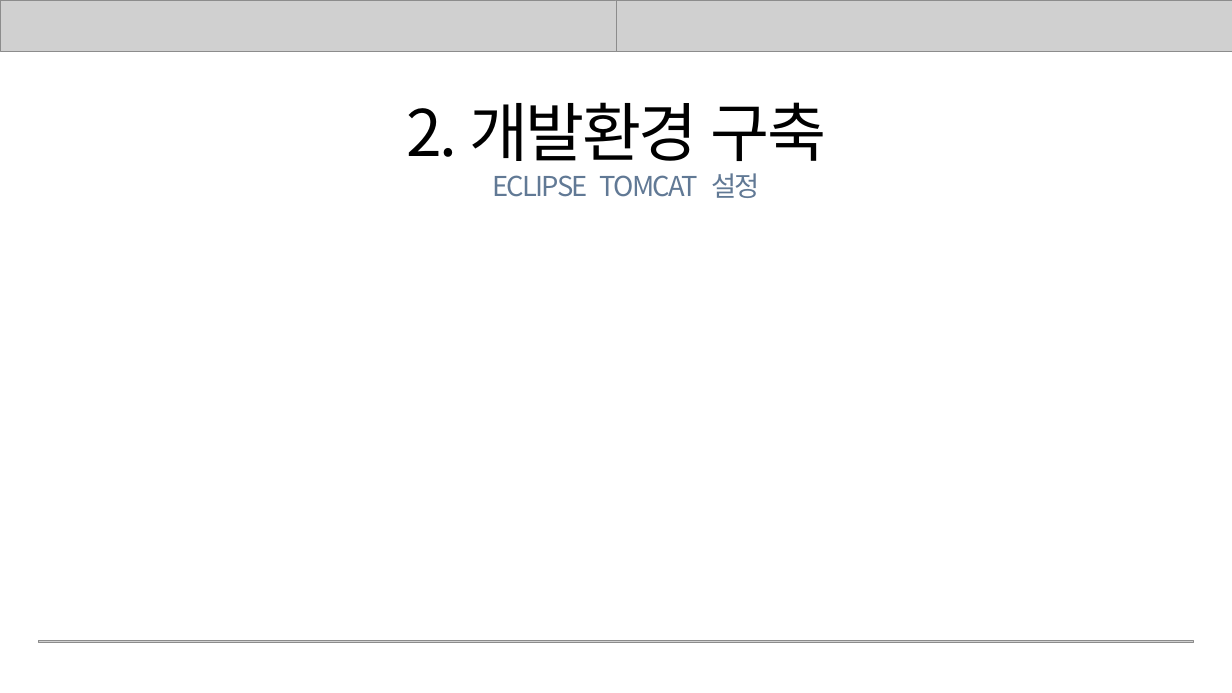
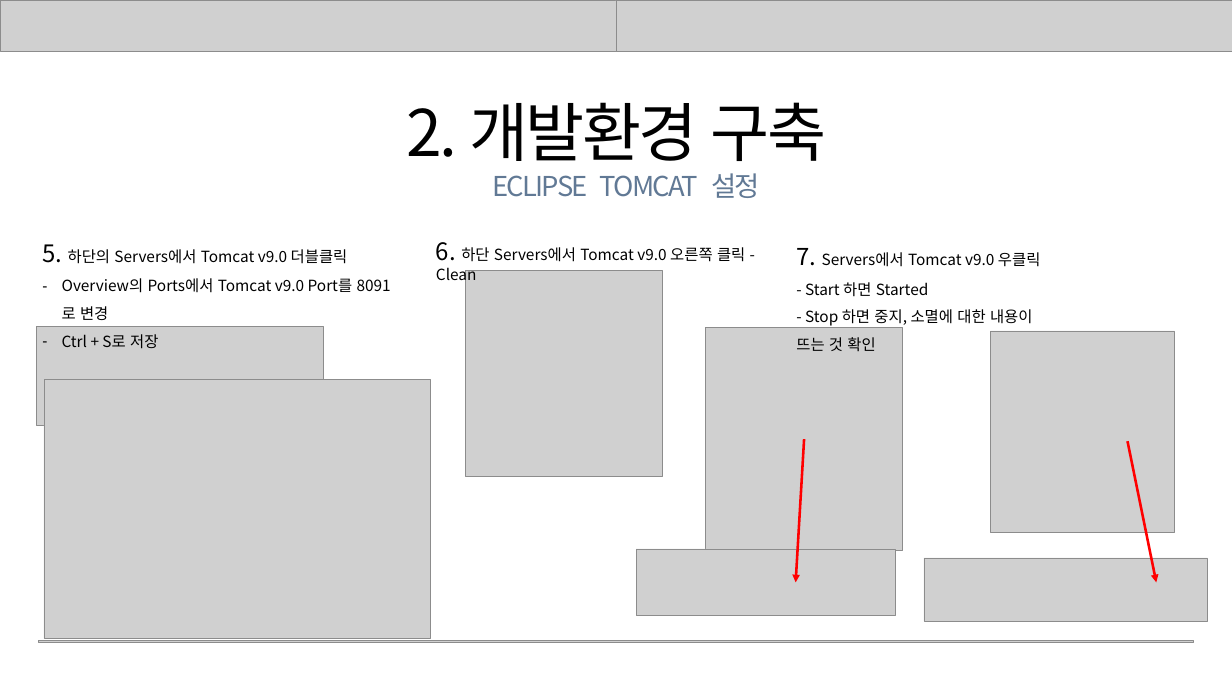
Before and after one commit to rombird/LEELEELIM, a slide deck: slide 16 of 응용SW기초기술활용.pptx (slide 13 before the commit). Drawn at 1232x693 pixels with LibreOffice and Linux fonts; fonts in the diff are those of the drawing; grey boxes stand for pictures. Boxes give left, top, right and bottom in pixels: in the first picture for what was removed or moved away, otherwise in the second. Text is boxed around its words. In the diff, an @@ line names an element or a change of style, - is before the commit and + after.

```diff
--- a/응용SW기초기술활용.pptx
+++ b/응용SW기초기술활용.pptx
@@ text added at [42, 244, 353, 349], 18 pt, text #000000 @@
+5. 하단의 Servers에서 Tomcat v9.0 더블클릭
+– Overview의 Ports에서 Tomcat v9.0 Port를 8091로 변경
+– Ctrl + S로 저장
@@ text added at [436, 242, 745, 262], 18 pt, text #000000 @@
+6. 하단 Servers에서 Tomcat v9.0 오른쪽 클릭 - Clean
@@ text added at [796, 248, 1041, 351], 18 pt, text #000000 @@
+7. Servers에서 Tomcat v9.0 우클릭
+- Start 하면 Started
+- Stop 하면 중지, 소멸에 대한 내용이 뜨는 것 확인
@@ picture added at [465, 270, 662, 476] @@
@@ picture added at [36, 327, 323, 425] @@
@@ picture added at [705, 328, 902, 551] @@
@@ picture added at [991, 331, 1174, 532] @@
@@ picture added at [44, 380, 430, 639] @@
@@ arrow added from (804, 439) to (796, 582), #FF0000 3 pt @@
@@ arrow added from (1127, 441) to (1156, 582), #FF0000 3 pt @@
@@ picture added at [636, 549, 895, 615] @@
@@ picture added at [924, 558, 1207, 622] @@
```
Also in this commit, not shown: 13 other slides changed, 9 slides added.
